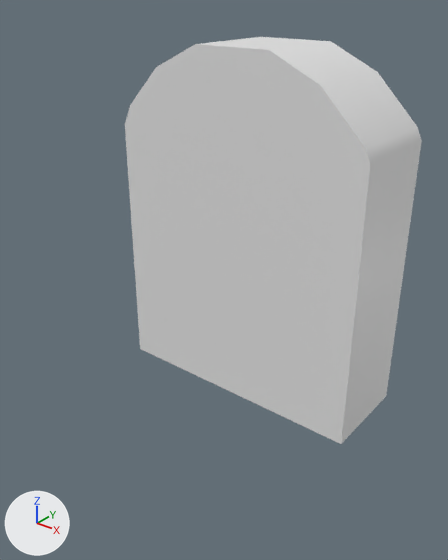
What one commit did to the FBX model Assets/Art/3D/SM_EnterExit.fbx.
Before and after are seen from a 50 mm lens placed at (1.264, -2.095, 1.46), pointed at (0.067, -0.599, 0.532). The axes (+X, +Y, +Z) are drawn at lower left. The lights are the same throughout. The first picture is the older version. Where no turn or scale is listed for an object, it has been applied to the vertices.

Before the edit, the objects in view are built like this:
```python
me_cube_004 = bpy.data.meshes.new('Cube.004')
me_cube_004.from_pydata(...)  # 108 vertices, 102 faces; spans x -0.5..0.5, y -0.187..0.187, z 0.0..1.282
# faces by material slot: [92, 10]
me_cube_004.materials.append(mat_material_002)  # white #e7e7e7
me_cube_004.materials.append(mat_material_003)  # dark purple #1b0037
ob_cube_001 = bpy.data.objects.new('Cube.001', me_cube_004)
ob_cube_001.location = (0.015, -0.313, -0.01)
```
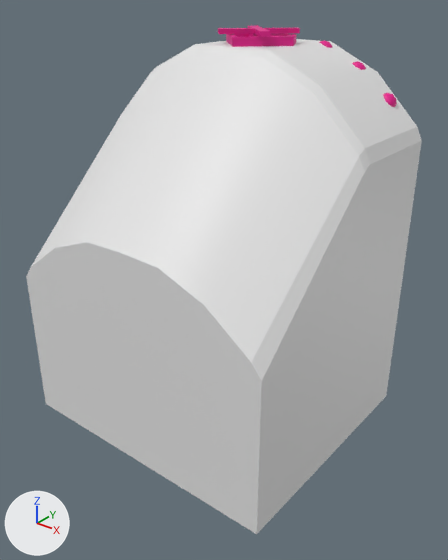
What differs and where, as boxes (x1, y1, x2, y2) in the pictures (448 x 560 px):
'Cube.001', reshaped (33% wider, 22% taller): before (125, 37, 422, 444); after (26, 39, 422, 534)
'Plane', added (pink): after (226, 34, 297, 47)
'Plane.001', added (pink): after (218, 25, 300, 37)
'Icosphere', added (mostly hidden): after (319, 40, 397, 107)

Edits to the bpy script that builds the scene:
```text
Add mat_material:
    mat_material = principled_material('Material')
    mat_material.base_color = (0.8, 0.00264, 0.261)  # pink #e7098c
Change me_cube_004:
    used by ob_cube_001; location = (0.015, -0.313, -0.01)
    remove me_cube_004.from_pydata(...)  # 108 vertices, 102 faces; spans x -0.5..0.5, y -0.187..0.187, z 0.0..1.282
    add me_cube_004.from_pydata(...)  # 152 vertices, 138 faces; spans x -0.5..0.5, y -0.691..0.187, z 0.0..1.282
    me_cube_004 part 1
    12 vertices are removed from x -0.5..0.5, y -0.187, z 0.0..1.056
    32 faces are deleted
    15 vertices in x -0.373..0.373, y -0.015..-0.012, z 0.031..1.12 move by (0.0, 0.118, 0.0)
    8 vertices in x -0.5..0.5, y -0.187, z 0.0..1.282 move by (0.0, -0.001, 0.0)
    3 vertices in x -0.229..0.322, y -0.014..-0.012, z 0.931..1.05 move by (0.0, 0.117, 0.0)
    12 vertices move from x -0.5..-0.317, y -0.013..0.186, z 0.797..1.056 to x -0.5..-0.322, y 0.105..0.186, z 0.806..1.044
    51 vertices are added at x -0.5..0.5, y -0.691..0.187, z 0.0..1.282
    5 new vertices lie (0.0, 0.0, 0.321) away from vertices in x -0.5..0.5, y -0.691, z 0.0
    64 new faces join them, mat_material_002 (white #e7e7e7)
    4 new faces join them, mat_material_003 (dark purple #1b0037)
Add me_plane_001:
    me_plane_001.from_pydata(...)  # 24 vertices, 22 faces; spans x -0.104..0.104, y -0.104..0.104, z 1.312..1.328
    me_plane_001.materials.append(mat_material)  # pink #e7098c
Add me_plane:
    me_plane.from_pydata(...)  # 44 vertices, 46 faces; spans x -0.133..0.133, y -0.138..0.114, z -0.033..0.0
    me_plane.materials.append(mat_material)  # pink #e7098c
Add me_icosphere:
    me_icosphere.from_pydata(...)  # 306 vertices, 576 faces; spans x -0.418..0.418, y -0.032..0.032, z -0.206..0.01
    me_icosphere.materials.append(mat_material)  # pink #e7098c
Add ob_plane_001:
    ob_plane_001 = bpy.data.objects.new('Plane.001', me_plane_001)
    ob_plane_001.location = (0.015, -0.355, -0.01)
Add ob_plane:
    ob_plane = bpy.data.objects.new('Plane', me_plane)
    ob_plane.location = (0.015, -0.354, 1.299)
Add ob_icosphere:
    ob_icosphere = bpy.data.objects.new('Icosphere', me_icosphere)
    ob_icosphere.location = (0.015, -0.191, 1.278)
```
